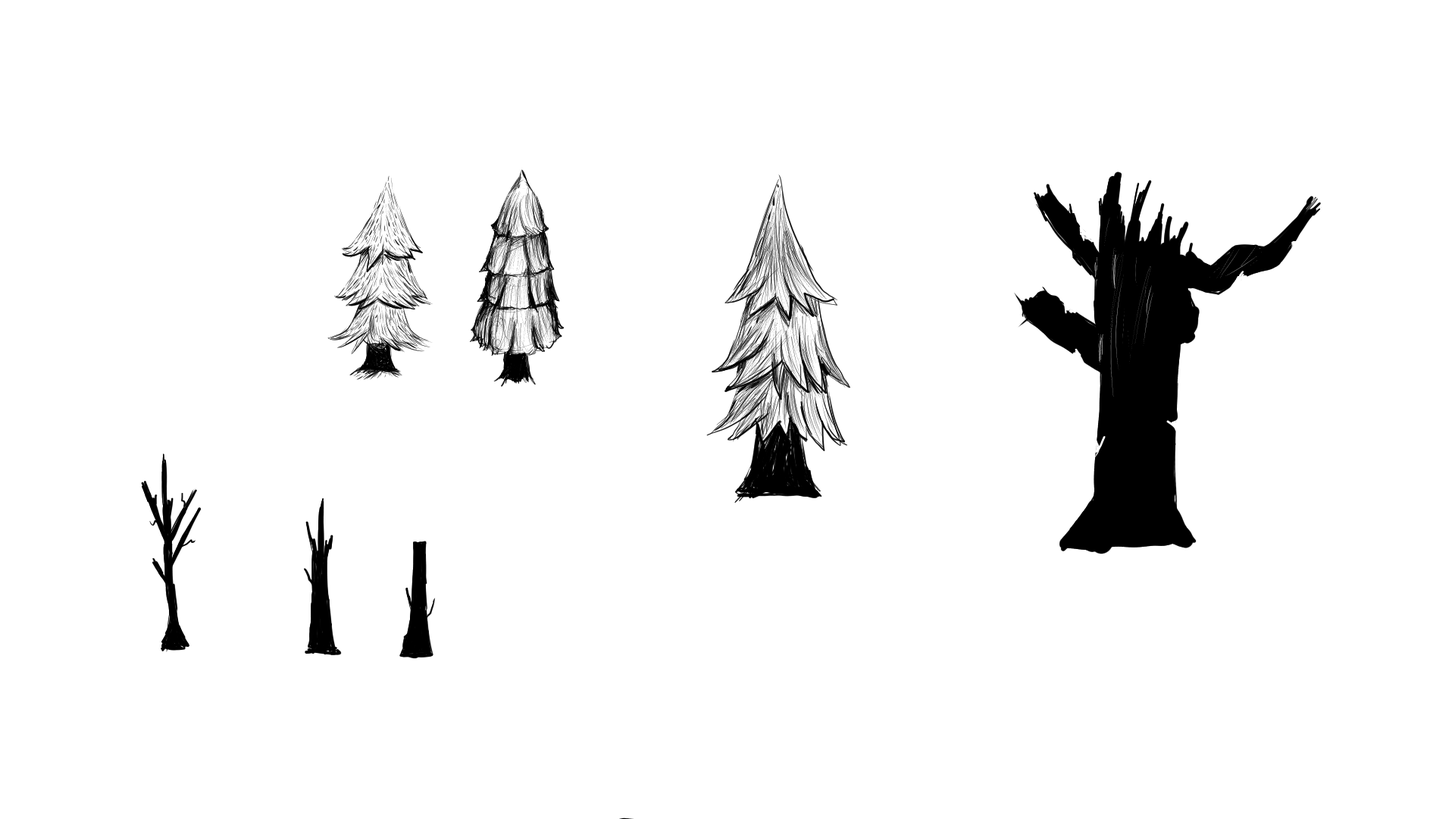
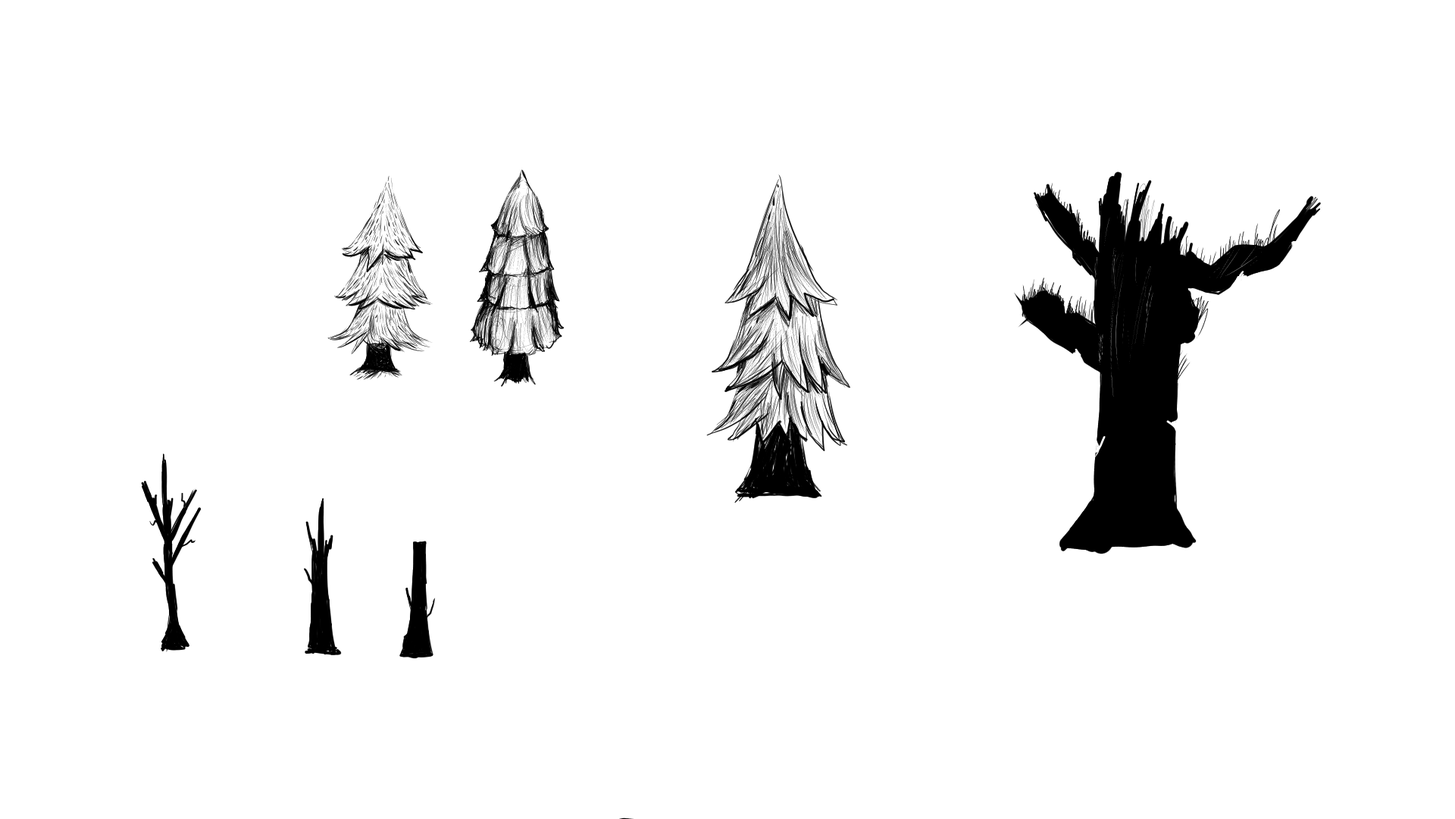
Two versions of the same layered image (1455x819). Layer-by-layer changes:
painted on "Paint Layer 1" over [left=1021, top=182, right=1281, bottom=383]
